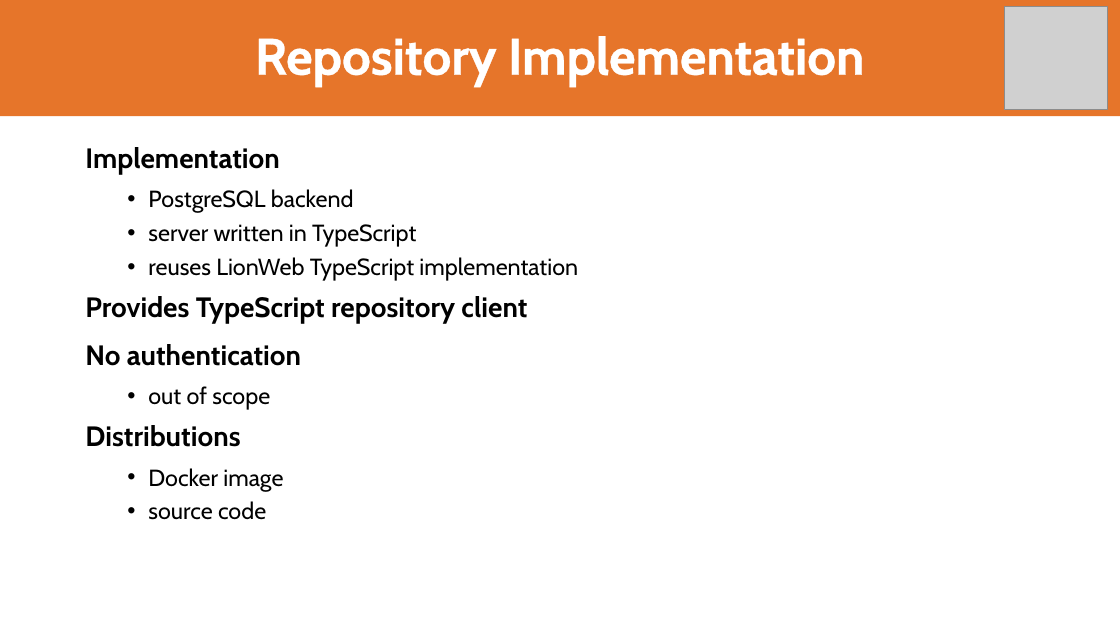
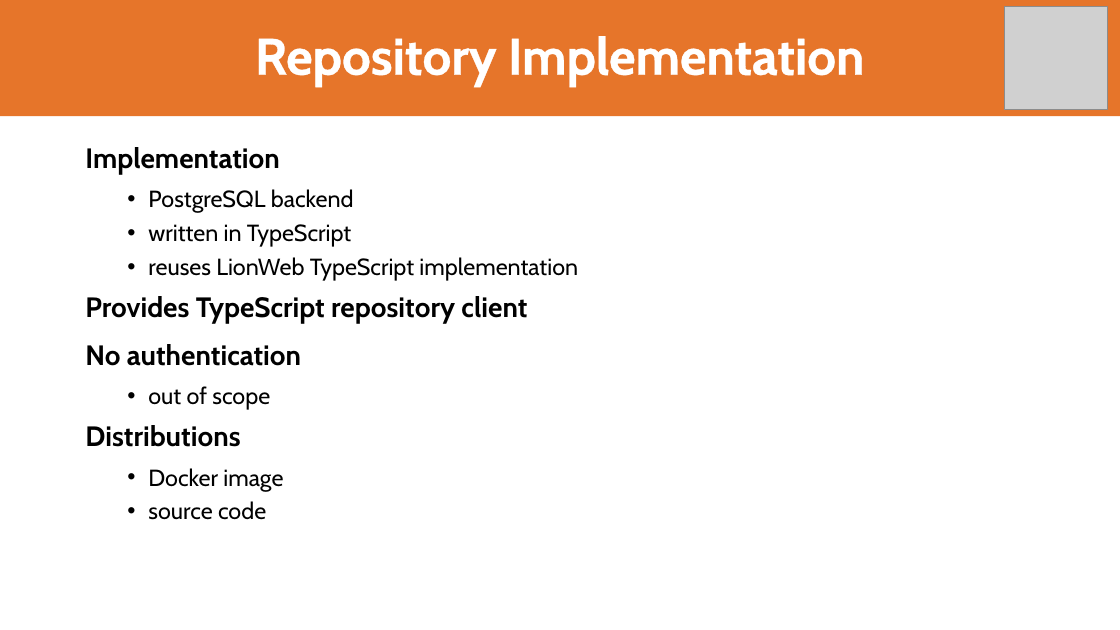
Before and after one commit to LionWeb-io/specification, a slide deck: slide 20 of resources/LangDev 2024 Talk.pptx. Drawn at 1120x630 pixels with LibreOffice and Linux fonts; fonts in the diff are those of the drawing; grey boxes stand for pictures; background and template pictures are left out. Boxes give left, top, right and bottom in pixels: in the first picture for what was removed or moved away, otherwise in the second. Text is boxed around its words. In the diff, an @@ line names an element or a change of style, - is before the commit and + after.

```diff
--- a/resources/LangDev 2024 Talk.pptx
+++ b/resources/LangDev 2024 Talk.pptx
@@ text at (x1=148, y1=224, x2=351, y2=247): text changed @@
-  • server written in TypeScript
+  • written in TypeScript
```
Also in this commit, not shown: 12 other slides changed, 1 slide added, 4 slides removed.
